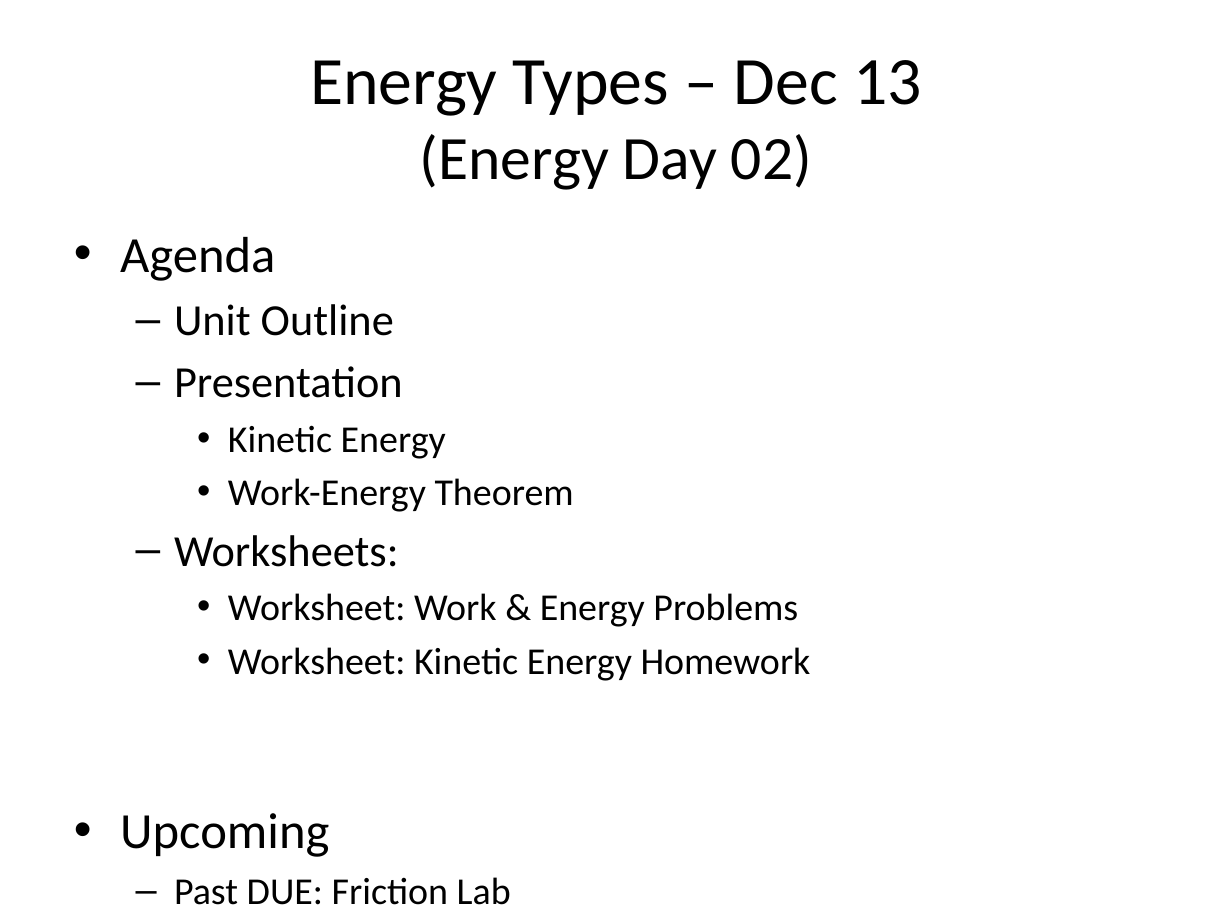
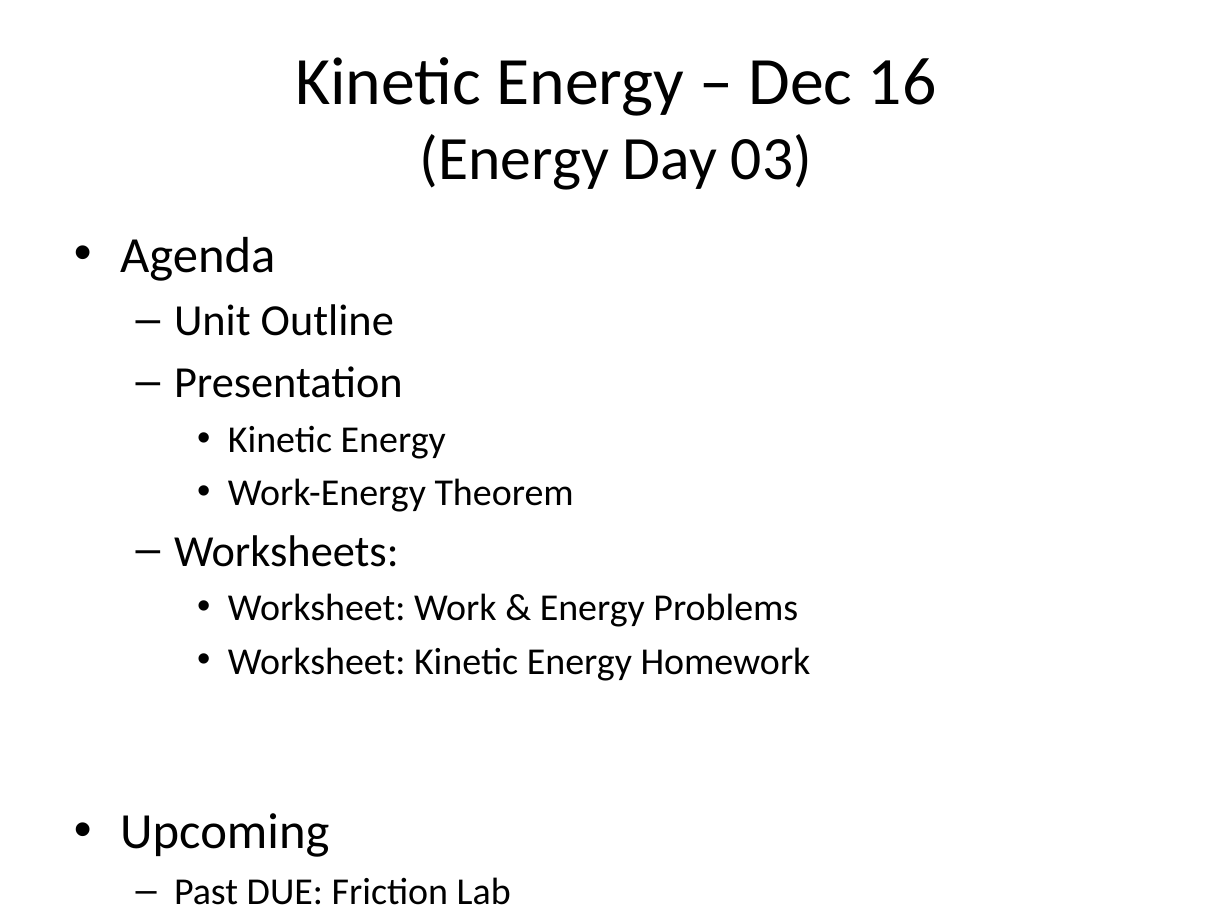
Before and after one commit to Greg5519/SPH3U0, a slide deck: slide 1 of Daily Agendas/Day16.1_KineticEnergy.pptx. Drawn at 1232x924 pixels with LibreOffice and Linux fonts; fonts in the diff are those of the drawing. Boxes give left, top, right and bottom in pixels: in the first picture for what was removed or moved away, otherwise in the second. Text is boxed around its words. In the diff, an @@ line names an element or a change of style, - is before the commit and + after.

```diff
--- a/Daily Agendas/Day16.1_KineticEnergy.pptx
+++ b/Daily Agendas/Day16.1_KineticEnergy.pptx
@@ title at (295, 57, 937, 190): text changed @@
-Energy Types – Dec 13
-(Energy Day 02)
+Kinetic Energy – Dec 16
+(Energy Day 03)
```
Also in this commit, not shown: 5 other files.
